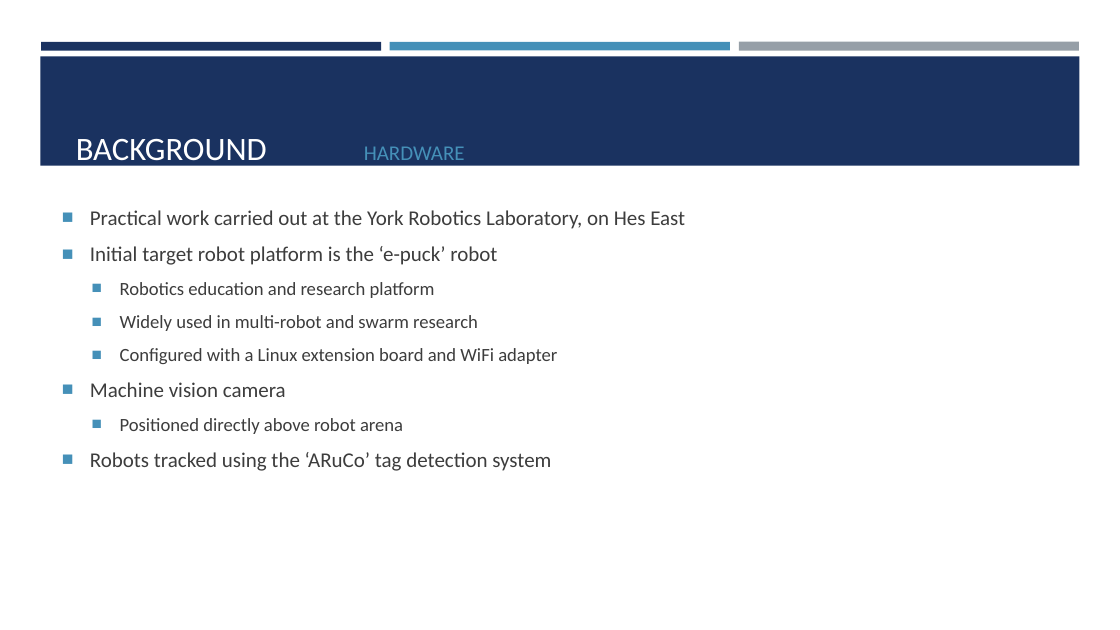
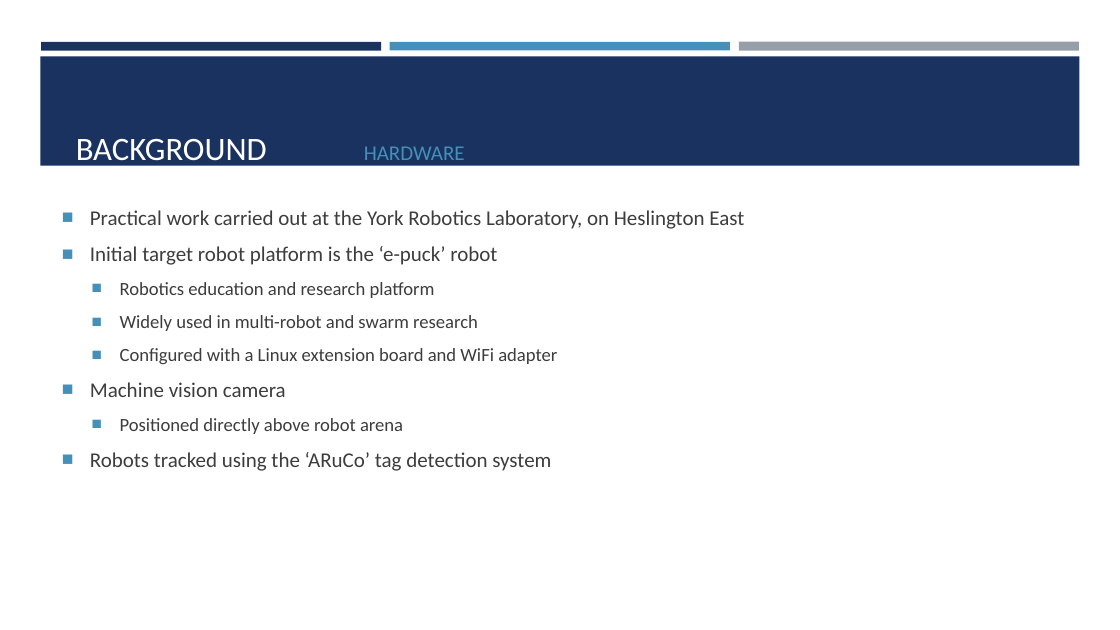
Before and after one commit to ajewers/SwarmDebug, a slide deck: slide 6 of Presentation/Project Presentation.pptx. Drawn at 1120x630 pixels with LibreOffice and Linux fonts; fonts in the diff are those of the drawing. Boxes give left, top, right and bottom in pixels: in the first picture for what was removed or moved away, otherwise in the second. Text is boxed around its words. In the diff, an @@ line names an element or a change of style, - is before the commit and + after.

```diff
--- a/Presentation/Project Presentation.pptx
+++ b/Presentation/Project Presentation.pptx
@@ text at box(90, 210, 744, 229): text changed @@
-■ Practical work carried out at the York Robotics Laboratory, on Hes East
+■ Practical work carried out at the York Robotics Laboratory, on Heslington East
```
Also in this commit, not shown: 1 other slide changed, 1 other file.
